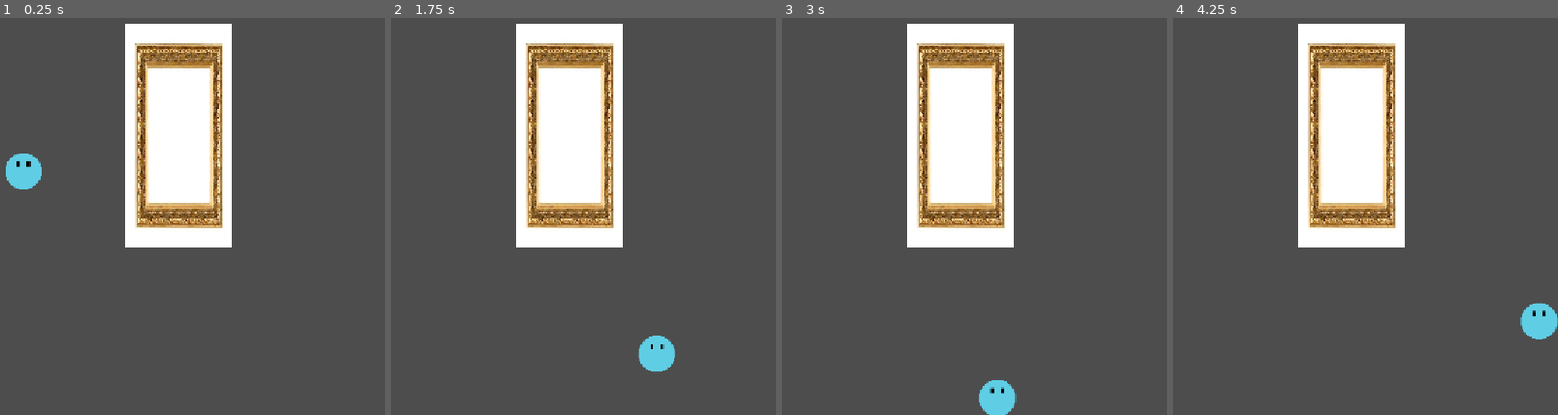
Above: before the commit, frames 1-4 (left to right).
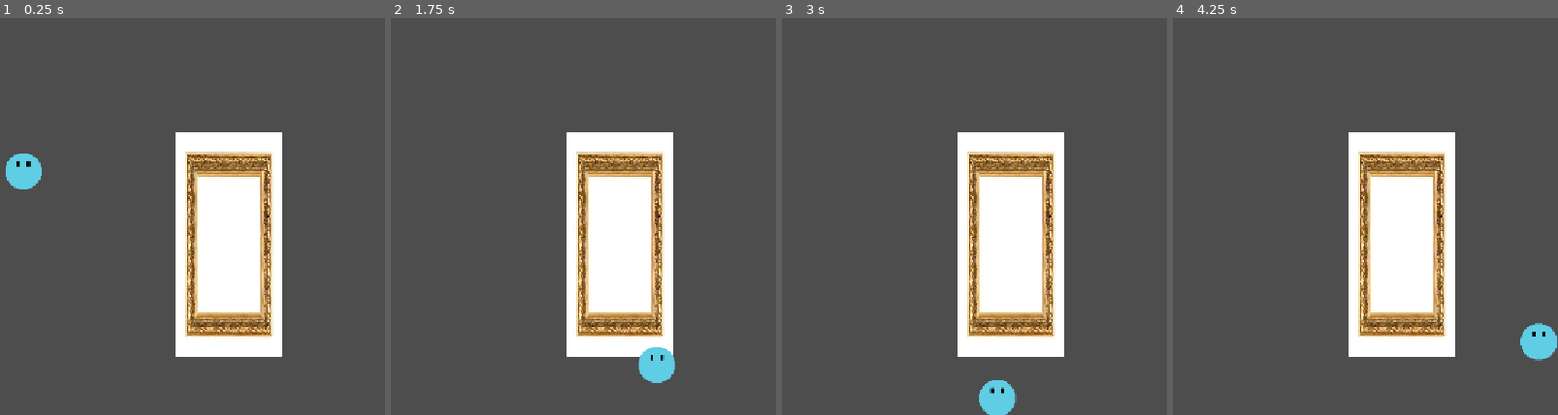
Above: after the commit, the same moments.

Repository: PolyRedd/shiny-fiesta
Game: Godot game, scene res://Scenes/node_2d.tscn
Two runs of this game, one before a commit and one after it. Both use one fixed random seed, a clock stepped at 60 frames per second and the inputs below.
Inputs:
- Up to frame 1 (0.25 s): no input
- Up to frame 2 (1.75 s): tap Enter (ui_accept) at 0.5, 0.77, 1.52 s; hold Right (ui_right) from 0.53 s (still down)
- Up to frame 3 (3 s): release Right (ui_right) at 2.03 s; hold Left (ui_left) 2.03-2.78 s; hold Right (ui_right) from 2.78 s (still down)
- Up to frame 4 (4.25 s): keep holding Right (ui_right); tap Enter (ui_accept) at 3.02, 3.77 s

The runs differ from the first frame. In frame 1, 25% of the frame differs, in the area x 32-74%, y 1-86%; in frame 2, 25%; in frame 3, 25%; in frame 4, 26%, in the area x 32-100%, y 1-87%.

Commit message:
halo

Diff:
--- a/Scenes/node_2d.tscn
+++ b/Scenes/node_2d.tscn
@@ -15,7 +15,7 @@
 [node name="Node2D" type="Node2D" unique_id=1125393916]
 
 [node name="StaticBody2D3" parent="." unique_id=1122912586 instance=ExtResource("1_hh5uf")]
-position = Vector2(1386, 378)
+position = Vector2(1460, 540)
 
 [node name="StaticBody2D" type="StaticBody2D" parent="." unique_id=1712987480]
 position = Vector2(529, 521)
--- a/character_body_2d.gd
+++ b/character_body_2d.gd
@@ -8,7 +8,10 @@
 func _physics_process(delta):
 	# Add the gravity.
 	if not is_on_floor():
-		velocity += get_gravity() * delta
+		if is_on_wall() and Input.is_action_pressed("ui_up"):
+			velocity += get_gravity() * delta * 0.3
+		else:
+			velocity += get_gravity() * delta
 
 	# Handle jump.
 	if Input.is_action_just_pressed("ui_accept") and is_on_floor():
